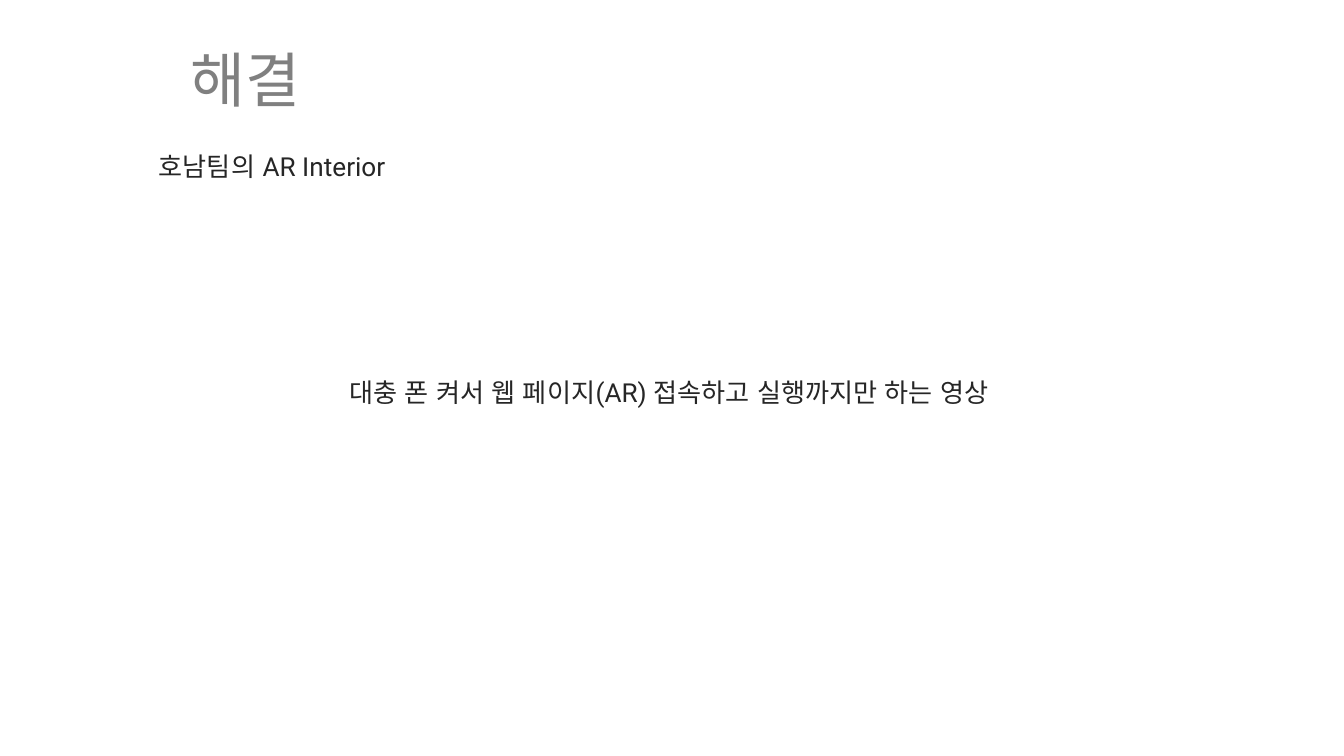
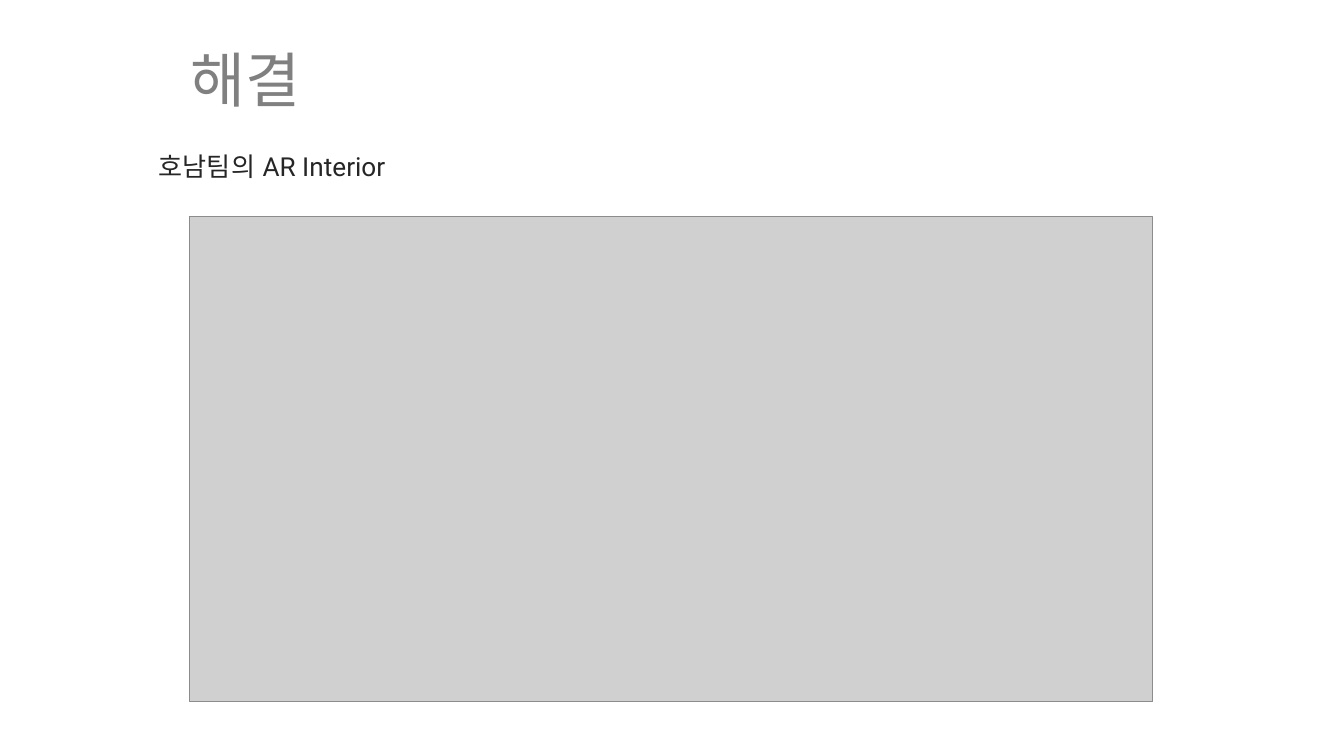
Before and after one commit to ptyoiy/ARwork, a slide deck: slide 6 of 호남-발표자료.pptx. Drawn at 1344x756 pixels with LibreOffice and Linux fonts; fonts in the diff are those of the drawing; grey boxes stand for pictures. Boxes give left, top, right and bottom in pixels: in the first picture for what was removed or moved away, otherwise in the second. Text is boxed around its words. In the diff, an @@ line names an element or a change of style, - is before the commit and + after.

```diff
--- a/호남-발표자료.pptx
+++ b/호남-발표자료.pptx
@@ picture added at box(190, 216, 1153, 702) @@
@@ text removed at box(349, 380, 988, 408) @@
-대충 폰 켜서 웹 페이지(AR) 접속하고 실행까지만 하는 영상
```
Also in this commit, not shown: 1 other slide changed, 1 other file.
